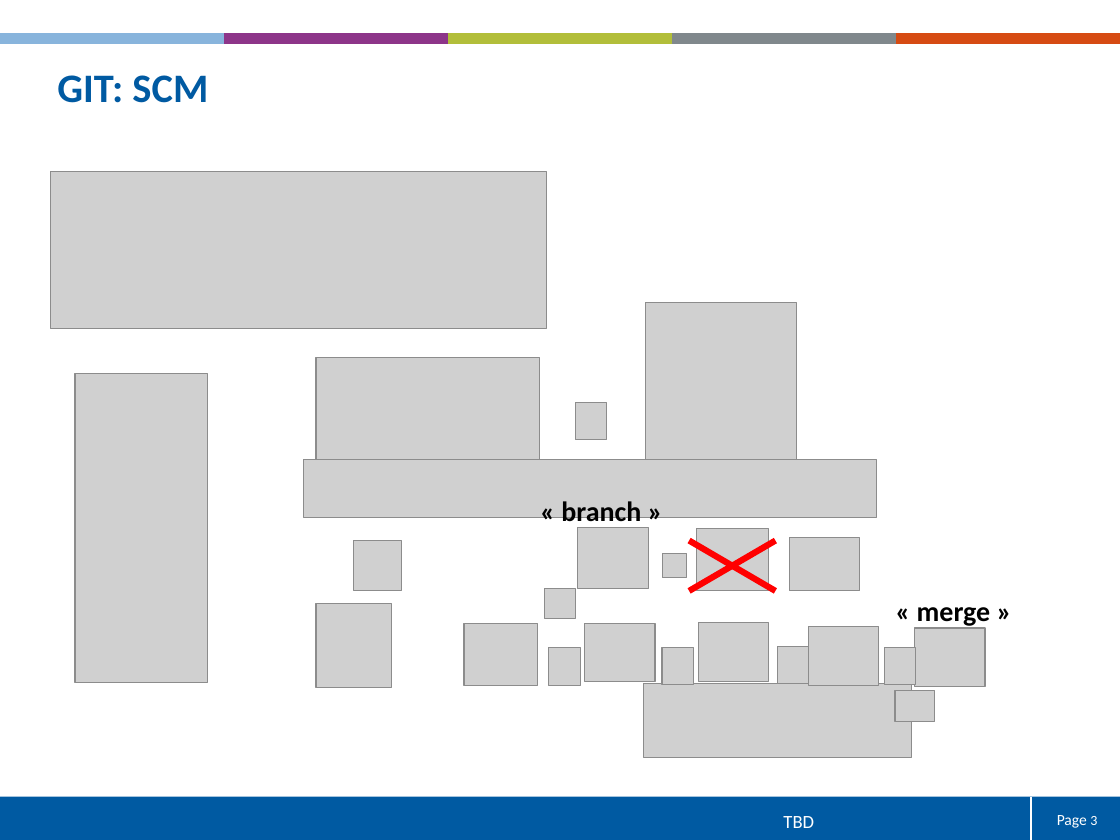
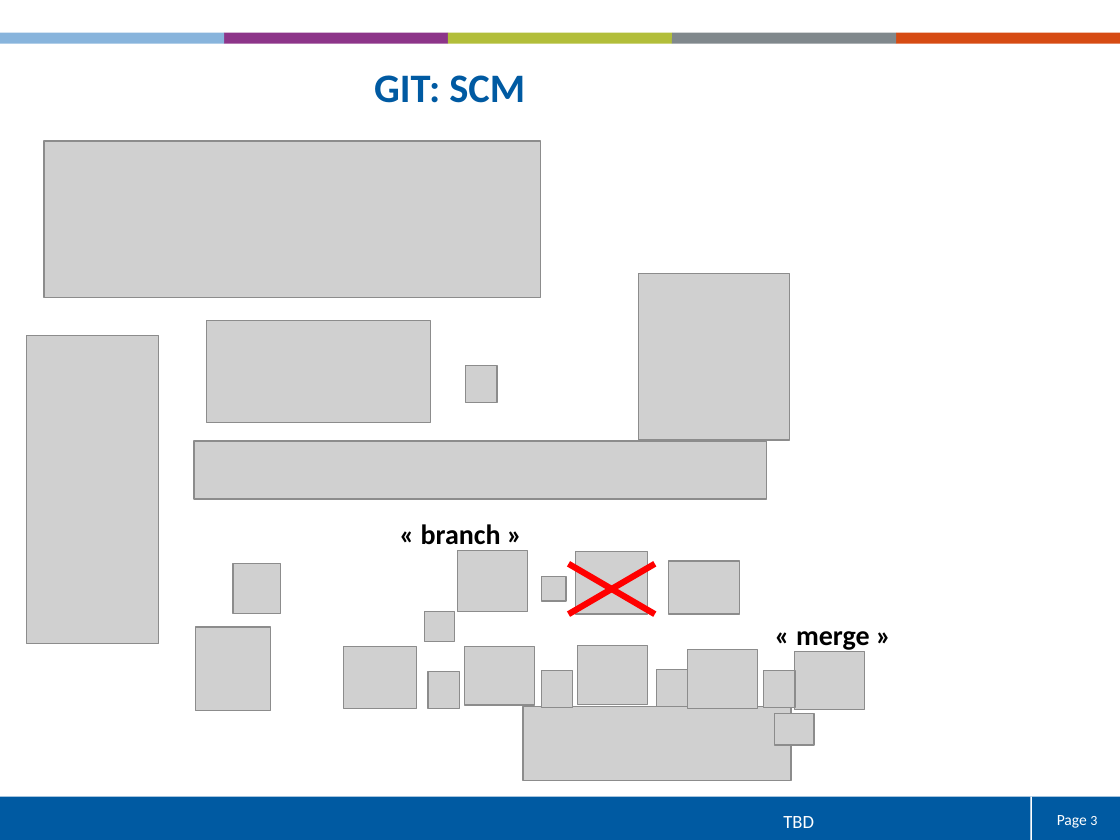
Before and after one commit to tpaskap/GITDOC, a slide deck: slide 3 of ppt/FR_Formation_GIT.pptx. Drawn at 1120x840 pixels with LibreOffice and Linux fonts; fonts in the diff are those of the drawing; grey boxes stand for pictures; background and template pictures are left out. Boxes give left, top, right and bottom in pixels: in the first picture for what was removed or moved away, otherwise in the second. Text is boxed around its words. In the diff, an @@ line names an element or a change of style, - is before the commit and + after.

```diff
--- a/ppt/FR_Formation_GIT.pptx
+++ b/ppt/FR_Formation_GIT.pptx
@@ text "GIT: SCM": place and size @@
-text "GIT: SCM" at [57, 75, 208, 103]
+text "GIT: SCM" at [374, 75, 525, 103]
@@ text "GIT: SCM" at [374, 75, 525, 103]: alignment left to centre @@
@@ picture: place and size @@
-picture at [50, 171, 547, 328]
+picture at [44, 141, 540, 298]
@@ picture: place and size @@
-picture at [645, 302, 796, 469]
+picture at [638, 273, 790, 440]
@@ picture: place and size @@
-picture at [316, 357, 540, 459]
+picture at [206, 320, 430, 422]
@@ picture: place and size @@
-picture at [75, 374, 207, 683]
+picture at [27, 335, 159, 643]
@@ picture: place and size @@
-picture at [576, 402, 607, 439]
+picture at [466, 365, 497, 402]
@@ picture: place and size @@
-picture at [304, 459, 877, 517]
+picture at [194, 441, 767, 500]
@@ text "« branch »": place and size @@
-text "« branch »" at [561, 501, 641, 528]
+text "« branch »" at [421, 524, 501, 551]
@@ 8 pictures: place and size @@
-8 pictures at [316, 528, 934, 757]
+8 pictures at [195, 551, 813, 781]
@@ 2 pictures, 2 lines: place and size @@
-2 pictures, 2 lines at [464, 529, 775, 685]
+2 pictures, 2 lines at [344, 551, 655, 708]
@@ text "« merge »": place and size @@
-text "« merge »" at [917, 607, 991, 628]
+text "« merge »" at [796, 631, 870, 650]
@@ picture: place and size @@
-picture at [915, 628, 986, 687]
+picture at [465, 646, 535, 704]
@@ picture: place and size @@
-picture at [585, 623, 655, 681]
+picture at [578, 646, 648, 704]
@@ picture: place and size @@
-picture at [698, 623, 768, 681]
+picture at [688, 650, 758, 708]
@@ picture: place and size @@
-picture at [809, 626, 879, 684]
+picture at [794, 651, 865, 709]
@@ picture: place and size @@
-picture at [885, 647, 916, 684]
+picture at [428, 671, 459, 708]
@@ picture: place and size @@
-picture at [549, 647, 580, 684]
+picture at [541, 671, 572, 708]
@@ picture: place and size @@
-picture at [662, 647, 693, 684]
+picture at [657, 670, 689, 707]
@@ picture: place and size @@
-picture at [777, 646, 809, 683]
+picture at [764, 671, 795, 708]
```
Also in this commit, not shown: 12 other slides changed, 4 slides added, 5 slides removed.
